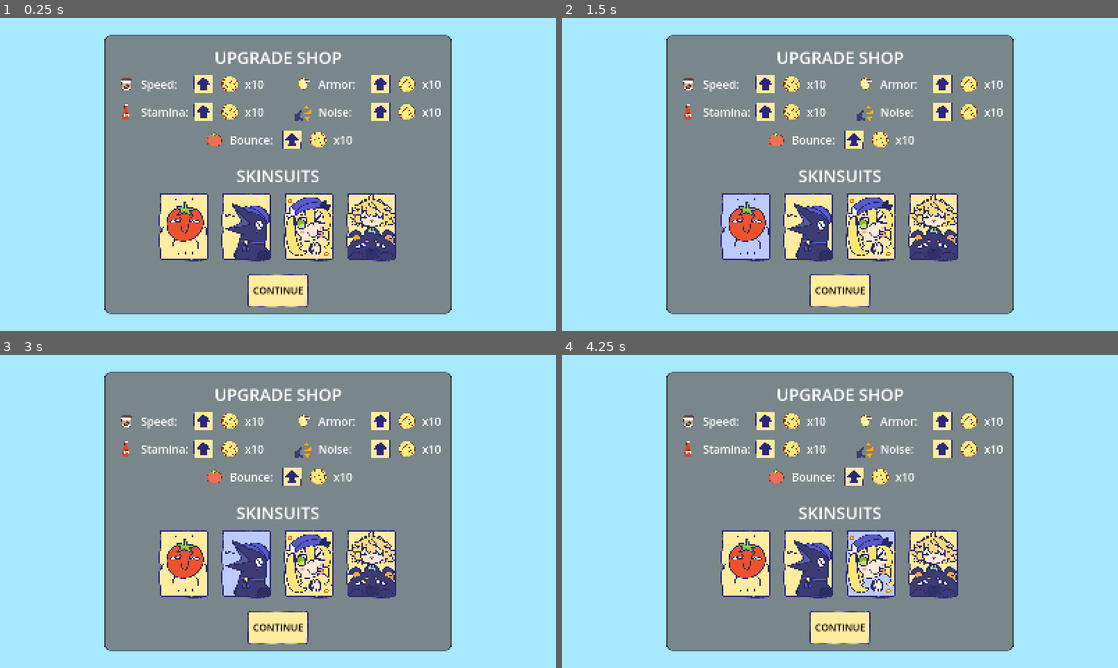
Above: before the commit, frames 1-4 (two rows, left to right).
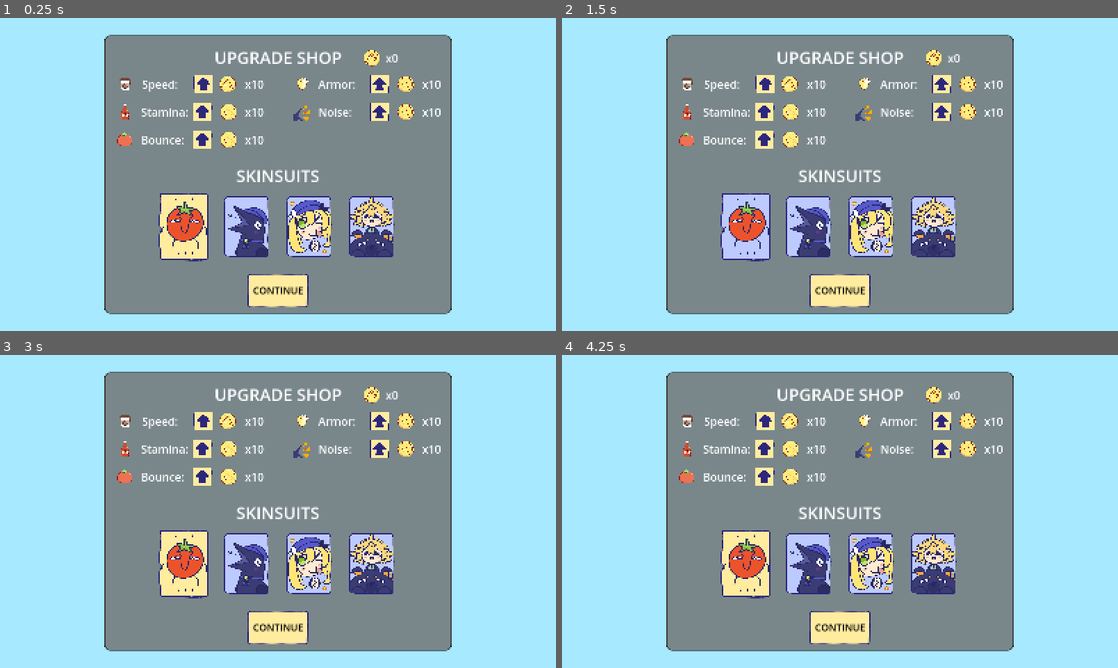
Above: after the commit, the same moments.

Repository: DazyLude/DokiJam2025
Game: Godot game, scene res://scenes/upgrade_screen.tscn
The game is run twice, just before and just after one commit, with the same random seed, the same clock (stepped at 60 frames per second) and the same inputs. This scene is started directly instead of the project's main scene.
Inputs (mouse positions are in pixels of both pictures, inside the frame that each line leads up to):
- Up to frame 1 (0.25 s): no input
- Up to frame 2 (1.5 s): click (767, 83) at 0.5 s; click (745, 227) at 1.27 s
- Up to frame 3 (3 s): click (183, 564) at 2.02 s; click (244, 564) at 2.77 s
- Up to frame 4 (4.25 s): click (873, 564) at 3.52 s

The runs differ from the first frame. In frame 1, 5.4% of the frame differs, in the area x 21-75%, y 10-78%; in frame 2, 5.4%; in frame 3, 4.9%; in frame 4, 5.2%.
Error before the commit: Invalid access to property or key 'SpeedContainer' on a base object of type 'Dictionary'. (res://scenes/upgrade_screen.gd:32)

Commit message:
Skinsuit Buttons
-Modified Upgrade Screen node alignment.
-Added signals to Skinsuit Buttons.
-Added dokicoin display to Upgrade Screen.
-Fixed pickup items remaining active.

Diff:
--- a/scenes/gameplay_elements/pickup_item.gd
+++ b/scenes/gameplay_elements/pickup_item.gd
@@ -22,3 +22,4 @@
 func on_contact(_body: Node2D) -> void:
 	hide();
 	data.effect.call();
+	queue_free()
--- a/scenes/upgrade_screen.gd
+++ b/scenes/upgrade_screen.gd
@@ -22,6 +22,15 @@
 	update_upgrade_cost("stamina", upgrades.KETCHUP_TANK)
 	update_upgrade_cost("loudness", upgrades.VOCAL)
 	update_upgrade_cost("bounce", upgrades.BOUNCE)
+	update_doki_coins()
+
+	# Check Skinsuit status
+	if not upgrades.check_upgrade(upgrades.SKINSUIT_CROWKI):
+		$SkinsuitContainer/SkinsuitCrowki.disabled = true
+	if not upgrades.check_upgrade(upgrades.SKINSUIT_RETRO):
+		$SkinsuitContainer/SkinsuitRetro.disabled = true
+	if not upgrades.check_upgrade(upgrades.SKINSUIT_BOUNTY):
+		$SkinsuitContainer/SkinsuitBounty.disabled = true
 
 # Called every frame. 'delta' is the elapsed time since the previous frame
 func _process(delta) -> void:
@@ -30,15 +39,24 @@
 ## update the cost label of a specific upgrade.
 func update_upgrade_cost(container_name: String, upgrade_id: int) -> void:
 	var container = get_node(containers[container_name] + "/UpgradeCost")
-	container.text = "x%d" % upgrades.get_upgrade_price(upgrade_id)
+	if upgrades.check_upgrade_maxed(upgrade_id):
+		get_node(containers[container_name] + "/UpgradeButton").disabled = true
+		container.text = "MAX"
+	else:
+		container.text = "x%d" % upgrades.get_upgrade_price(upgrade_id)
+
+func update_doki_coins() -> void:
+	#get_node("CoinContainer/CoinCount").text = "x%03d" % GameState.dokicoins
+	get_node("CoinContainer/CoinCount").text = "x%d" % GameState.dokicoins
 
 ## tries to buy an upgrade
 func button_buy_upgrade(container_name: String, upgrade_id: int) -> void:
-	#if upgrades.check_upgrade_affordable(upgrades.COFFEE):
 	#LMG Note: Placeholder test v
-	if upgrades.check_upgrade_affordable(upgrade_id) or true:
+	#if upgrades.check_upgrade_affordable(upgrades.COFFEE) or true:
+	if upgrades.check_upgrade_affordable(upgrade_id):
 		upgrades.purchase_upgrade(upgrade_id)
-		update_upgrade_cost(containers[container_name], upgrade_id)
+		update_upgrade_cost(container_name, upgrade_id)
+		update_doki_coins()
 
 
 ## resume the game
@@ -46,8 +64,6 @@
 	print("Continue Pressed") #Debug, remove later
 	GameState.restart();
 	get_tree().change_scene_to_file("res://scenes/game.tscn");
-	#get_tree().change_scene_to_packed(GameState.current_stage);
-	#pass # Replace with function body.
 
 
 ## upgrade character speed
@@ -69,3 +85,23 @@
 ## upgrade character bounce
 func _on_bounce_pressed() -> void:
 	button_buy_upgrade("bounce", upgrades.BOUNCE)
+
+## select tomato skinsuit
+func _on_skin_tomato_pressed() -> void:
+	print("Select Tomato Skinsuit")
+	#GameState.selected_skinsuit = upgrades.SKINSUIT_TOMATO
+
+## select crowki skinsuit
+func _on_skin_crowki_pressed() -> void:
+	print("Select Crowki Skinsuit")
+	#GameState.selected_skinsuit = upgrades.SKINSUIT_CROWKI
+
+## select retro skinsuit
+func _on_skin_retro_pressed() -> void:
+	print("Select Retro Skinsuit")
+	#GameState.selected_skinsuit = upgrades.SKINSUIT_RETRO
+
+## select bounty skinsuit
+func _on_skin_bounty_pressed() -> void:
+	print("Select Bounty Skinsuit")
+	#GameState.selected_skinsuit = upgrades.SKINSUIT_BOUNTY
--- a/scenes/upgrade_screen.tscn
+++ b/scenes/upgrade_screen.tscn
@@ -98,7 +98,7 @@
 [node name="UpgradeIcon" type="TextureRect" parent="SpeedContainer"]
 custom_minimum_size = Vector2(60, 60)
 layout_mode = 2
-size_flags_horizontal = 6
+size_flags_horizontal = 2
 size_flags_vertical = 4
 texture = ExtResource("2_a57ks")
 expand_mode = 1
@@ -106,6 +106,7 @@
 [node name="UpgradeLabel" type="Label" parent="SpeedContainer"]
 custom_minimum_size = Vector2(136, 60)
 layout_mode = 2
+size_flags_horizontal = 0
 theme_override_font_sizes/font_size = 32
 text = "Speed:"
 vertical_alignment = 1
@@ -113,24 +114,26 @@
 [node name="UpgradeButton" type="TextureButton" parent="SpeedContainer"]
 custom_minimum_size = Vector2(60, 60)
 layout_mode = 2
-size_flags_horizontal = 6
+size_flags_horizontal = 0
 size_flags_vertical = 4
 texture_normal = ExtResource("3_rnmk4")
 texture_pressed = ExtResource("4_waouo")
 texture_hover = ExtResource("5_6005o")
+texture_disabled = ExtResource("25_qd7s1")
 ignore_texture_size = true
 stretch_mode = 0
 
 [node name="CoinIcon" type="TextureRect" parent="SpeedContainer"]
 custom_minimum_size = Vector2(60, 60)
 layout_mode = 2
-size_flags_horizontal = 6
+size_flags_horizontal = 2
 size_flags_vertical = 4
 texture = ExtResource("6_f545e")
 expand_mode = 1
 
 [node name="UpgradeCost" type="Label" parent="SpeedContainer"]
 layout_mode = 2
+size_flags_horizontal = 0
 theme_override_font_sizes/font_size = 32
 text = "x200"
 vertical_alignment = 1
@@ -146,7 +149,7 @@
 [node name="UpgradeIcon" type="TextureRect" parent="ArmorContainer"]
 custom_minimum_size = Vector2(60, 60)
 layout_mode = 2
-size_flags_horizontal = 6
+size_flags_horizontal = 2
 size_flags_vertical = 4
 texture = ExtResource("7_knbow")
 expand_mode = 1
@@ -154,6 +157,7 @@
 [node name="UpgradeLabel" type="Label" parent="ArmorContainer"]
 custom_minimum_size = Vector2(136, 60)
 layout_mode = 2
+size_flags_horizontal = 0
 theme_override_font_sizes/font_size = 32
 text = "Armor:"
 vertical_alignment = 1
@@ -161,24 +165,26 @@
 [node name="UpgradeButton" type="TextureButton" parent="ArmorContainer"]
 custom_minimum_size = Vector2(60, 60)
 layout_mode = 2
-size_flags_horizontal = 6
+size_flags_horizontal = 2
 size_flags_vertical = 4
 texture_normal = ExtResource("3_rnmk4")
 texture_pressed = ExtResource("4_waouo")
 texture_hover = ExtResource("5_6005o")
+texture_disabled = ExtResource("25_qd7s1")
 ignore_texture_size = true
 stretch_mode = 0
 
 [node name="CoinIcon" type="TextureRect" parent="ArmorContainer"]
 custom_minimum_size = Vector2(60, 60)
 layout_mode = 2
-size_flags_horizontal = 6
+size_flags_horizontal = 2
 size_flags_vertical = 4
 texture = ExtResource("6_f545e")
 expand_mode = 1
 
 [node name="UpgradeCost" type="Label" parent="ArmorContainer"]
 layout_mode = 2
+size_flags_horizontal = 0
 theme_override_font_sizes/font_size = 32
 text = "x200"
 vertical_alignment = 1
@@ -194,7 +200,7 @@
 [node name="UpgradeIcon" type="TextureRect" parent="StaminaContainer"]
 custom_minimum_size = Vector2(60, 60)
 layout_mode = 2
-size_flags_horizontal = 6
+size_flags_horizontal = 2
 size_flags_vertical = 4
 texture = ExtResource("8_n4dbv")
 expand_mode = 1
@@ -202,6 +208,7 @@
 [node name="UpgradeLabel" type="Label" parent="StaminaContainer"]
 custom_minimum_size = Vector2(136, 60)
 layout_mode = 2
+size_flags_horizontal = 0
 theme_override_font_sizes/font_size = 32
 text = "Stamina:"
 vertical_alignment = 1
@@ -209,24 +216,26 @@
 [node name="UpgradeButton" type="TextureButton" parent="StaminaContainer"]
 custom_minimum_size = Vector2(60, 60)
 layout_mode = 2
-size_flags_horizontal = 6
+size_flags_horizontal = 2
 size_flags_vertical = 4
 texture_normal = ExtResource("3_rnmk4")
 texture_pressed = ExtResource("4_waouo")
 texture_hover = ExtResource("5_6005o")
+texture_disabled = ExtResource("25_qd7s1")
 ignore_texture_size = true
 stretch_mode = 0
 
 [node name="CoinIcon" type="TextureRect" parent="StaminaContainer"]
 custom_minimum_size = Vector2(60, 60)
 layout_mode = 2
-size_flags_horizontal = 6
+size_flags_horizontal = 2
 size_flags_vertical = 4
 texture = ExtResource("6_f545e")
 expand_mode = 1
 
 [node name="UpgradeCost" type="Label" parent="StaminaContainer"]
 layout_mode = 2
+size_flags_horizontal = 0
 theme_override_font_sizes/font_size = 32
 text = "x200"
 vertical_alignment = 1
@@ -242,7 +251,7 @@
 [node name="UpgradeIcon" type="TextureRect" parent="LoudnessContainer"]
 custom_minimum_size = Vector2(60, 60)
 layout_mode = 2
-size_flags_horizontal = 6
+size_flags_horizontal = 2
 size_flags_vertical = 4
 texture = ExtResource("9_nr0xp")
 expand_mode = 1
@@ -250,6 +259,7 @@
 [node name="UpgradeLabel" type="Label" parent="LoudnessContainer"]
 custom_minimum_size = Vector2(136, 60)
 layout_mode = 2
+size_flags_horizontal = 0
 theme_override_font_sizes/font_size = 32
 text = "Noise:"
 vertical_alignment = 1
@@ -257,24 +267,26 @@
 [node name="UpgradeButton" type="TextureButton" parent="LoudnessContainer"]
 custom_minimum_size = Vector2(60, 60)
 layout_mode = 2
-size_flags_horizontal = 6
+size_flags_horizontal = 2
 size_flags_vertical = 4
 texture_normal = ExtResource("3_rnmk4")
 texture_pressed = ExtResource("4_waouo")
 texture_hover = ExtResource("5_6005o")
+texture_disabled = ExtResource("25_qd7s1")
 ignore_texture_size = true
 stretch_mode = 0
 
 [node name="CoinIcon" type="TextureRect" parent="LoudnessContainer"]
 custom_minimum_size = Vector2(60, 60)
 layout_mode = 2
-size_flags_horizontal = 6
+size_flags_horizontal = 2
 size_flags_vertical = 4
 texture = ExtResource("6_f545e")
 expand_mode = 1
 
 [node name="UpgradeCost" type="Label" parent="LoudnessContainer"]
 layout_mode = 2
+size_flags_horizontal = 0
 theme_override_font_sizes/font_size = 32
 text = "x200"
 vertical_alignment = 1
@@ -286,9 +298,9 @@
 anchor_top = 0.5
 anchor_right = 0.5
 anchor_bottom = 0.5
-offset_left = -215.0
+offset_left = -470.0
 offset_top = -130.0
-offset_right = 215.0
+offset_right = -40.0
 offset_bottom = -70.0
 grow_horizontal = 2
 grow_vertical = 2
@@ -297,7 +309,7 @@
 [node name="UpgradeIcon" type="TextureRect" parent="BounceContainer"]
 custom_minimum_size = Vector2(60, 60)
 layout_mode = 2
-size_flags_horizontal = 6
+size_flags_horizontal = 2
 size_flags_vertical = 4
 texture = ExtResource("2_8myhc")
 expand_mode = 1
@@ -305,6 +317,7 @@
 [node name="UpgradeLabel" type="Label" parent="BounceContainer"]
 custom_minimum_size = Vector2(136, 60)
 layout_mode = 2
+size_flags_horizontal = 0
 theme_override_font_sizes/font_size = 32
 text = "Bounce:"
 vertical_alignment = 1
@@ -312,26 +325,50 @@
 [node name="UpgradeButton" type="TextureButton" parent="BounceContainer"]
 custom_minimum_size = Vector2(60, 60)
 layout_mode = 2
-size_flags_horizontal = 6
+size_flags_horizontal = 2
 size_flags_vertical = 4
 texture_normal = ExtResource("3_rnmk4")
 texture_pressed = ExtResource("4_waouo")
 texture_hover = ExtResource("5_6005o")
+texture_disabled = ExtResource("25_qd7s1")
 ignore_texture_size = true
 stretch_mode = 0
 
 [node name="CoinIcon" type="TextureRect" parent="BounceContainer"]
 custom_minimum_size = Vector2(60, 60)
 layout_mode = 2
-size_flags_horizontal = 6
+size_flags_horizontal = 2
 size_flags_vertical = 4
 texture = ExtResource("6_f545e")
 expand_mode = 1
 
 [node name="UpgradeCost" type="Label" parent="BounceContainer"]
 layout_mode = 2
+size_flags_horizontal = 0
 theme_override_font_sizes/font_size = 32
 text = "x200"
+vertical_alignment = 1
+
+[node name="CoinContainer" type="HBoxContainer" parent="."]
+layout_mode = 0
+offset_left = 1040.0
+offset_top = 85.0
+offset_right = 1190.0
+offset_bottom = 145.0
+
+[node name="CoinIcon" type="TextureRect" parent="CoinContainer"]
+custom_minimum_size = Vector2(60, 60)
+layout_mode = 2
+size_flags_horizontal = 2
+size_flags_vertical = 4
+texture = ExtResource("6_f545e")
+expand_mode = 1
+
+[node name="CoinCount" type="Label" parent="CoinContainer"]
+custom_minimum_size = Vector2(80, 60)
+layout_mode = 2
+theme_override_font_sizes/font_size = 32
+text = "x000"
 vertical_alignment = 1
 
 [node name="SkinsuitLabel" type="Label" parent="."]
@@ -367,7 +404,7 @@
 grow_vertical = 2
 theme_override_constants/separation = 30
 
-[node name="SkinsuitButton1" type="TextureButton" parent="SkinsuitContainer"]
+[node name="SkinsuitTomato" type="TextureButton" parent="SkinsuitContainer"]
 custom_minimum_size = Vector2(150, 200)
 layout_mode = 2
 size_flags_horizontal = 6
@@ -375,10 +412,11 @@
 texture_normal = ExtResource("11_pps40")
 texture_pressed = ExtResource("12_l0m8u")
 texture_hover = ExtResource("13_snxbx")
-ignore_texture_size = true
-stretch_mode = 0
-
-[node name="SkinsuitButton2" type="TextureButton" parent="SkinsuitContainer"]
+texture_disabled = ExtResource("12_l0m8u")
+ignore_texture_size = true
+stretch_mode = 0
+
+[node name="SkinsuitCrowki" type="TextureButton" parent="SkinsuitContainer"]
 custom_minimum_size = Vector2(150, 200)
 layout_mode = 2
 size_flags_horizontal = 6
@@ -386,10 +424,11 @@
 texture_normal = ExtResource("14_3jasj")
 texture_pressed = ExtResource("15_c7ko0")
 texture_hover = ExtResource("16_u8xbe")
-ignore_texture_size = true
-stretch_mode = 0
-
-[node name="SkinsuitButton3" type="TextureButton" parent="SkinsuitContainer"]
+texture_disabled = ExtResource("15_c7ko0")
+ignore_texture_size = true
+stretch_mode = 0
+
+[node name="SkinsuitRetro" type="TextureButton" parent="SkinsuitContainer"]
 custom_minimum_size = Vector2(150, 200)
 layout_mode = 2
 size_flags_horizontal = 6
@@ -397,10 +436,11 @@
 texture_normal = ExtResource("17_kxbdn")
 texture_pressed = ExtResource("18_rinqk")
 texture_hover = ExtResource("19_vujdr")
-ignore_texture_size = true
-stretch_mode = 0
-
-[node name="SkinsuitButton4" type="TextureButton" parent="SkinsuitContainer"]
+texture_disabled = ExtResource("18_rinqk")
+ignore_texture_size = true
+stretch_mode = 0
+
+[node name="SkinsuitBounty" type="TextureButton" parent="SkinsuitContainer"]
 custom_minimum_size = Vector2(150, 200)
 layout_mode = 2
 size_flags_horizontal = 6
@@ -408,6 +448,7 @@
 texture_normal = ExtResource("20_nljfx")
 texture_pressed = ExtResource("21_2dljn")
 texture_hover = ExtResource("22_s005r")
+texture_disabled = ExtResource("21_2dljn")
 ignore_texture_size = true
 stretch_mode = 0
 
@@ -452,4 +493,8 @@
 [connection signal="pressed" from="StaminaContainer/UpgradeButton" to="." method="_on_stamina_pressed"]
 [connection signal="pressed" from="LoudnessContainer/UpgradeButton" to="." method="_on_loudness_pressed"]
 [connection signal="pressed" from="BounceContainer/UpgradeButton" to="." method="_on_bounce_pressed"]
+[connection signal="pressed" from="SkinsuitContainer/SkinsuitTomato" to="." method="_on_skin_tomato_pressed"]
+[connection signal="pressed" from="SkinsuitContainer/SkinsuitCrowki" to="." method="_on_skin_crowki_pressed"]
+[connection signal="pressed" from="SkinsuitContainer/SkinsuitRetro" to="." method="_on_skin_retro_pressed"]
+[connection signal="pressed" from="SkinsuitContainer/SkinsuitBounty" to="." method="_on_skin_bounty_pressed"]
 [connection signal="pressed" from="ContinueButton" to="." method="_on_continue_pressed"]
--- a/scripts/upgrade.gd
+++ b/scripts/upgrade.gd
@@ -18,6 +18,8 @@
 
 	SKINSUIT_TOMATO,
 	SKINSUIT_CROWKI,
+	SKINSUIT_RETRO,
+	SKINSUIT_BOUNTY,
 }
 
 # once again, pretty JSONable way to hold data
@@ -80,6 +82,18 @@
 	SKINSUIT_TOMATO: {
 		"type": TYPE_ONE_OFF,
 		"autounlock": "tomato fields", # String (stage name)
+	},
+	SKINSUIT_CROWKI: {
+		"type": TYPE_ONE_OFF,
+		"autounlock": "tomato fields", # String (stage name)
+	},
+	SKINSUIT_RETRO: {
+		"type": TYPE_ONE_OFF,
+		"autounlock": "tomato fields", # String (stage name)
+	},
+	SKINSUIT_BOUNTY: {
+		"type": TYPE_ONE_OFF,
+		"autounlock": "tomato fields", # String (stage name)
 	}
 }
 
@@ -106,6 +120,12 @@
 	return current_upgrades.has(upgrade_id) and current_upgrades[upgrade_id] != 0;
 
 
+## returns a specific value from the upgrade metadata dictionary
+func get_upgrade_data(upgrade_id, data_key, default=-1):
+	var upgrade_data: Dictionary = upgrade_metadata.get(upgrade_id, 0)
+	return upgrade_data.get(data_key, default)
+
+
 ## returns the upgrade's current level
 func get_upgrade_level(upgrade_id: int) -> int:
 	return current_upgrades.get(upgrade_id, -1);
@@ -126,14 +146,22 @@
 
 ## returns the cost of the current level of an upgrade
 func get_upgrade_price(upgrade_id: int, upgrade_level: int=get_upgrade_level(upgrade_id)) -> float:
-	var upgrade_data: Dictionary = upgrade_metadata.get(upgrade_id, 0)
-	var cost: Array = upgrade_data.get("cost", [-1])
-	return cost[upgrade_level]
+	var cost: Array = get_upgrade_data(upgrade_id, "cost", [-1])
+	if check_upgrade_maxed(upgrade_id):
+		return -1
+	else:
+		return cost[upgrade_level]
 
 
 ## increases the level of the provided upgrade by one
 func increase_level(upgrade_id: int) -> void:
 	current_upgrades[upgrade_id] = current_upgrades.get(upgrade_id, 0) + 1;
+
+
+## returns if an upgrade is max level
+func check_upgrade_maxed(upgrade_id: int) -> bool:
+	var max_level = get_upgrade_data(upgrade_id, "max level")
+	return get_upgrade_level(upgrade_id) >= max_level
 
 
 ## returns if an upgrade can be purchased
